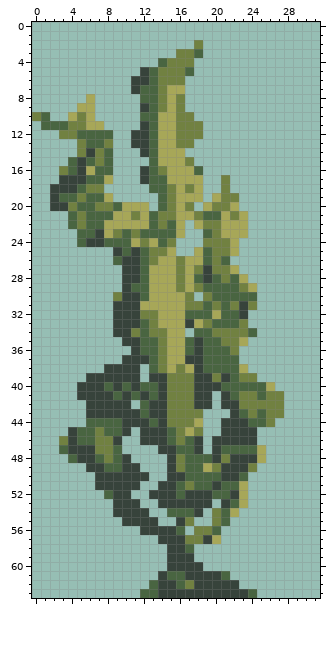
File history of a pixel-art file, Box of Curiosity/ArtAssets/spr-Environment-Vegetation2.aseprite. Above, as it was before the edit.
32x64 pixels, 1 frame.
Now the later version:
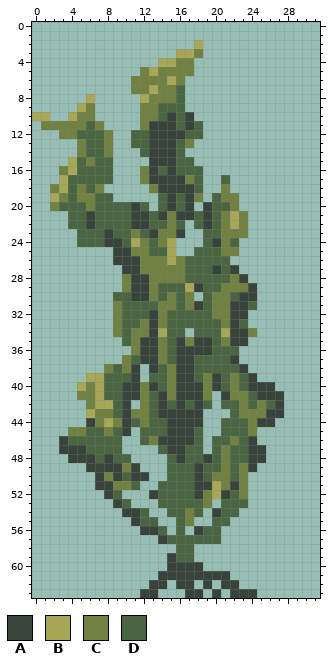
Palette (. is transparent): A #37433b  B #a7a758  C #718141  D #496541
From old to new:
layer "Layer 1" now hidden
Changed rows in their new state; - is an unchanged pixel.
first column x 0:
 2 ------------------B---------
 3 ----------------BBC---------
 4 --------------BB------------
 5 ------------CB---C----------
 6 -----------CCC-B------------
 7 -----------CCB-CD-----------
 8 ------------BC-CD-----------
 9 ------C-----CCDDD-----------
10 BB----C-----CCDADA----------
11 -CCC--DC----CAAADAD---------
12 --------C--DDAAAADD---------
13 -----------DDAAAD-----------
14 ------DDC---DAAAD-----------
15 ----BDCD-----AAADD----------
16 ----BDD-----CADADD----------
17 ---BDD--D---CAAAACD--D------
18 --CBDCD------CAAAAD---------
19 --BC--C-D------ADAC-D-------
20 --CDD-CDD-DAD--ADA-ADDC-----
21 -----DA--DDAA-A-AADA-CBC----
22 -----DA-DDDAA-DCD-DADC-C----
23 -------DAD---ACCA---DCCC----
24 ------DDAA---DCB---DA-D-----
25 ----------ACCDD---D-D-C-----
26 ---------A--C-C--DD-D-------
27 ------------CCCC-DDDADA-----
28 ----------C-ACCC-D-D-DCA----
29 ----------CAACDDD-A--CC-A---
30 ---------DD-ACDCD--DCC-AA---
31 ---------CDDDDCCD-A--CA-D---
32 ---------CDDDACDD---CCA-----
33 ---------CDDCACDDDDD-CAD----
34 ---------CD-CABDD---DBAAC---
35 ----------DCAA-DAC-A--AA----
36 -----------CAA-DAA-A--D-----
37 ----------CD-A-DA-D---A-----
38 --------CDC--ADCAAD----A----
39 ------BBDDD--DD-AADCADCDA---
40 -----BCB-DA-CAD-AA-C--C-AAA-
41 -----CCBD--AC---AA-C--C-DAAA
42 ------CBBD--CD-DAD-D-DD-D-DA
43 ------BCCD-CCD-AAAA---DC-CAA
44 ------ACBC-DC-DAAAA--DDDCAA-
45 ----CC-DC---DDDAAAD--DDDC---
46 ---AD--DDD--DC-AAAD-DDCD----
47 ---A--DDD-----D-A-D-DC--AA--
48 ----A---A-D----DA--AD-DD-A--
49 --------AAC----DD-ADDCDCA---
50 --------C-D----DD-A-CCDC----
51 ---------CCD--DD-DAABCAC----
52 --------AD.---DD-D-CBADC----
53 ----------D.--DDDDDC-D-D----
54 ---------.--D----CD-A-D-----
55 ----------.-DD--D---D-------
56 --------------D.--AD--------
57 ---------------DDDDDD-------
58 ---------------.D-----------
59 ----------------DD----------
61 ---------------AA----A------
62 -------------A-.AA.-.-------
63 ------------AA...--.-.--A---
Changed places in both pictures, as pixel boxes (x1, y1, x2, y2):
changed: (32, 40, 284, 598)
